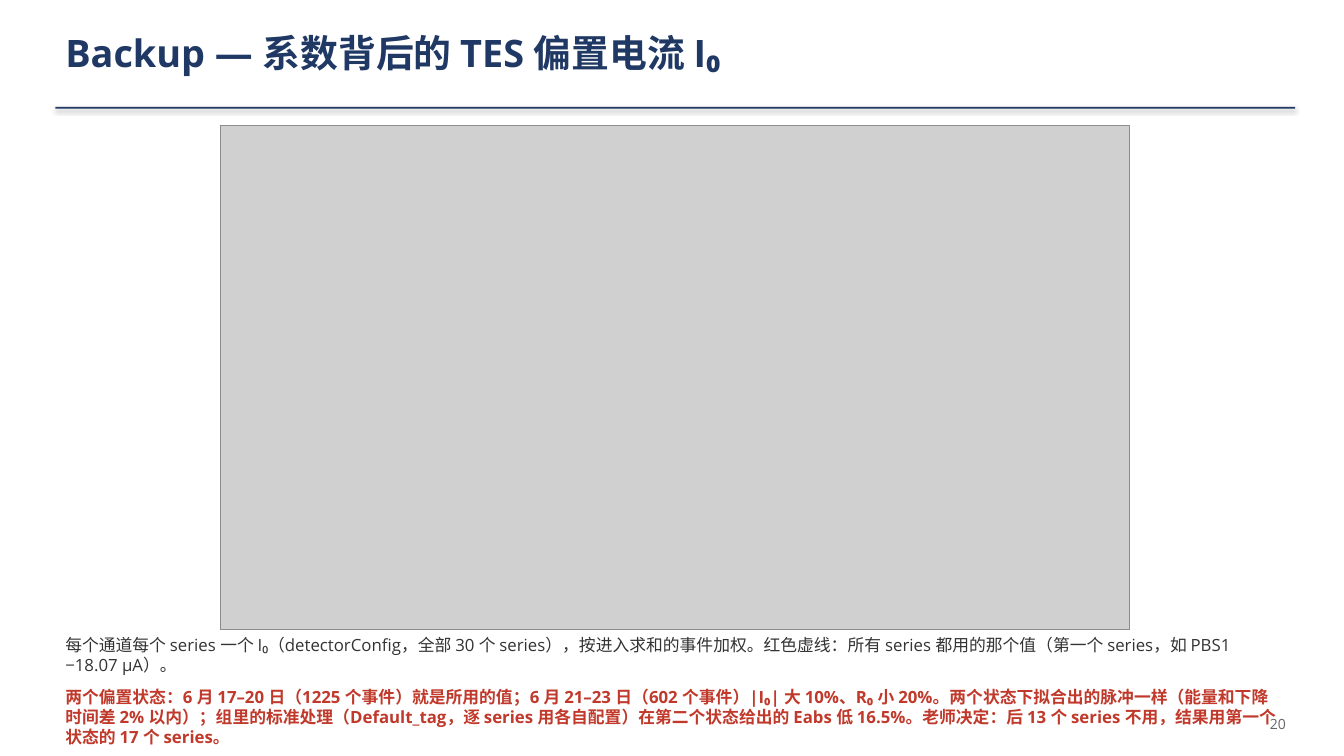
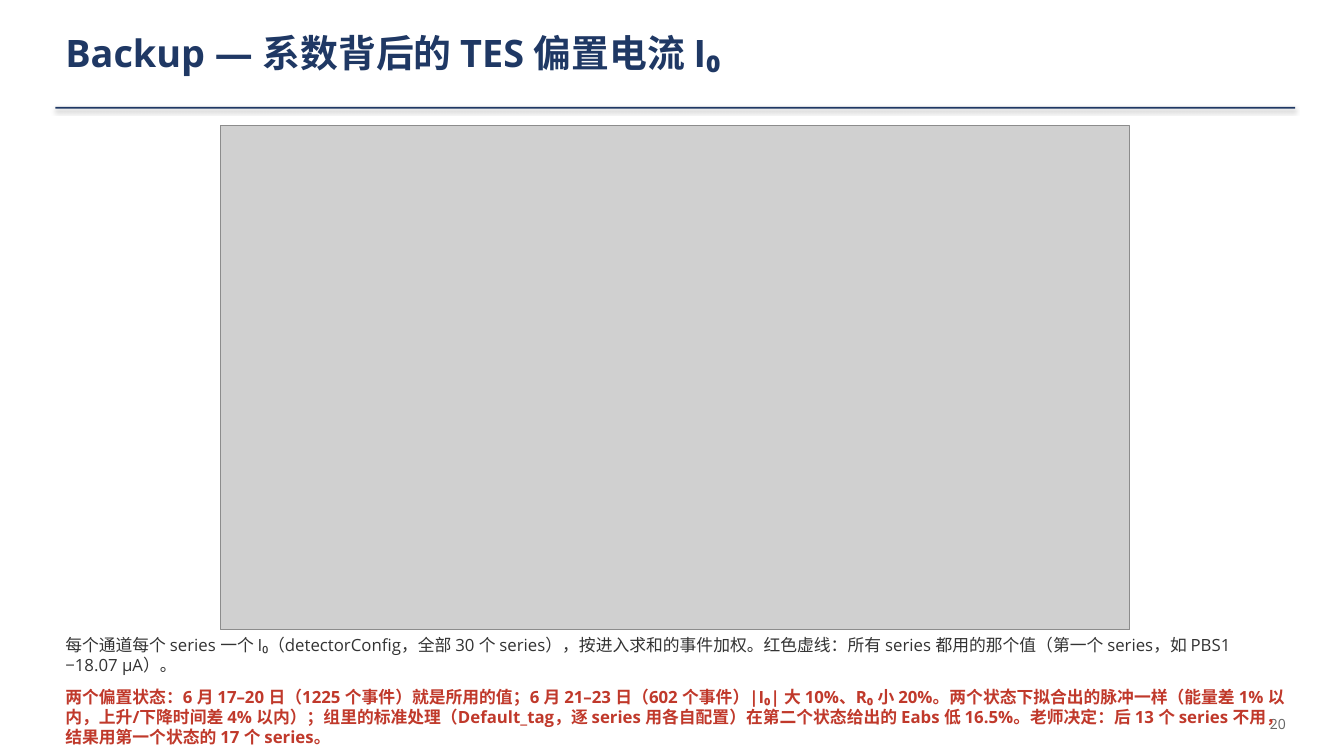
Before and after one commit to ZhihengLi0/urop, a slide deck: slide 20 of snolab_run4_phonon_pulse_analysis/collection_efficiency/presentation/SNOLAB_R4_collection_efficiency_20260910_zh.pptx. Drawn at 1344x756 pixels with LibreOffice and Linux fonts; fonts in the diff are those of the drawing; grey boxes stand for pictures. Boxes give left, top, right and bottom in pixels: in the first picture for what was removed or moved away, otherwise in the second. Text is boxed around its words. In the diff, an @@ line names an element or a change of style, - is before the commit and + after.

```diff
--- a/snolab_run4_phonon_pulse_analysis/collection_efficiency/presentation/SNOLAB_R4_collection_efficiency_20260910_zh.pptx
+++ b/snolab_run4_phonon_pulse_analysis/collection_efficiency/presentation/SNOLAB_R4_collection_efficiency_20260910_zh.pptx
@@ text at (65,688,1285,745): text changed @@
-两个偏置状态：6 月 17–20 日（1225 个事件）就是所用的值；6 月 21–23 日（602 个事件）|I₀| 大 10%、R₀ 小 20%。两个状态下拟合出的脉冲一样（能量和下降时间差 2% 以内）；组里的标准处理（Default_tag，逐 series 用各自配置）在第二个状态给出的 Eabs 低 16.5%。老师决定：后 13 个 series 不用，结果用第一个状态的 17 个 series。
+两个偏置状态：6 月 17–20 日（1225 个事件）就是所用的值；6 月 21–23 日（602 个事件）|I₀| 大 10%、R₀ 小 20%。两个状态下拟合出的脉冲一样（能量差 1% 以内，上升/下降时间差 4% 以内）；组里的标准处理（Default_tag，逐 series 用各自配置）在第二个状态给出的 Eabs 低 16.5%。老师决定：后 13 个 series 不用，结果用第一个状态的 17 个 series。
```
Also in this commit, not shown: 6 other files.
